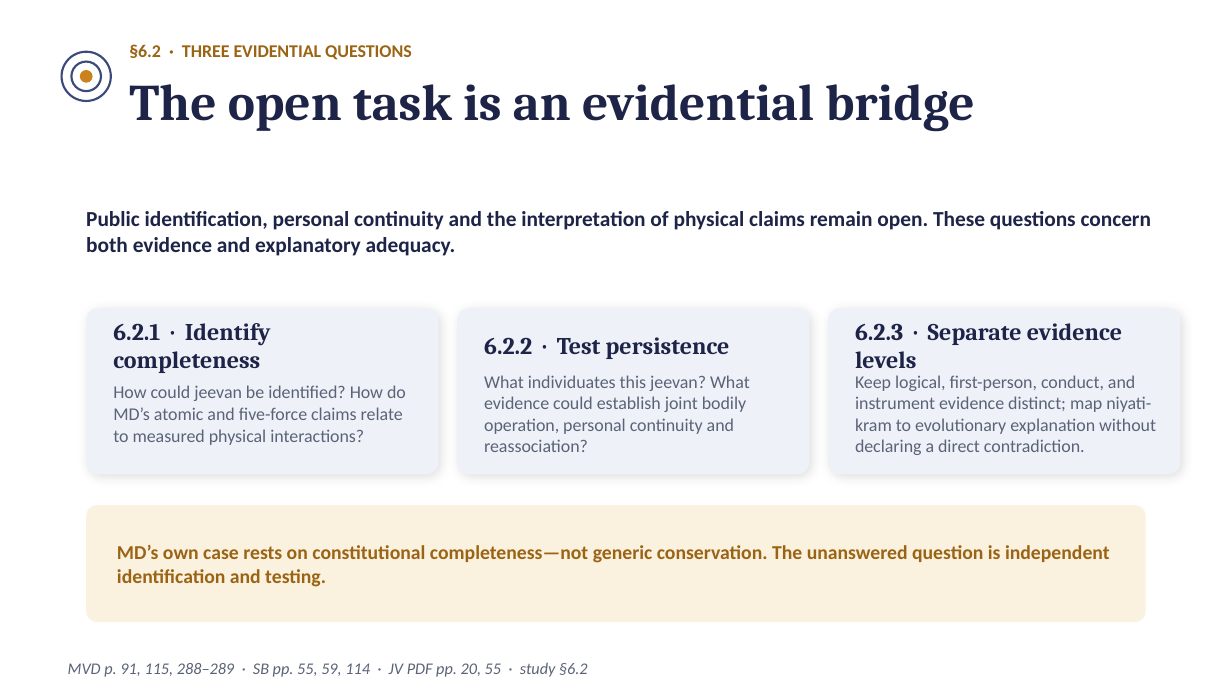
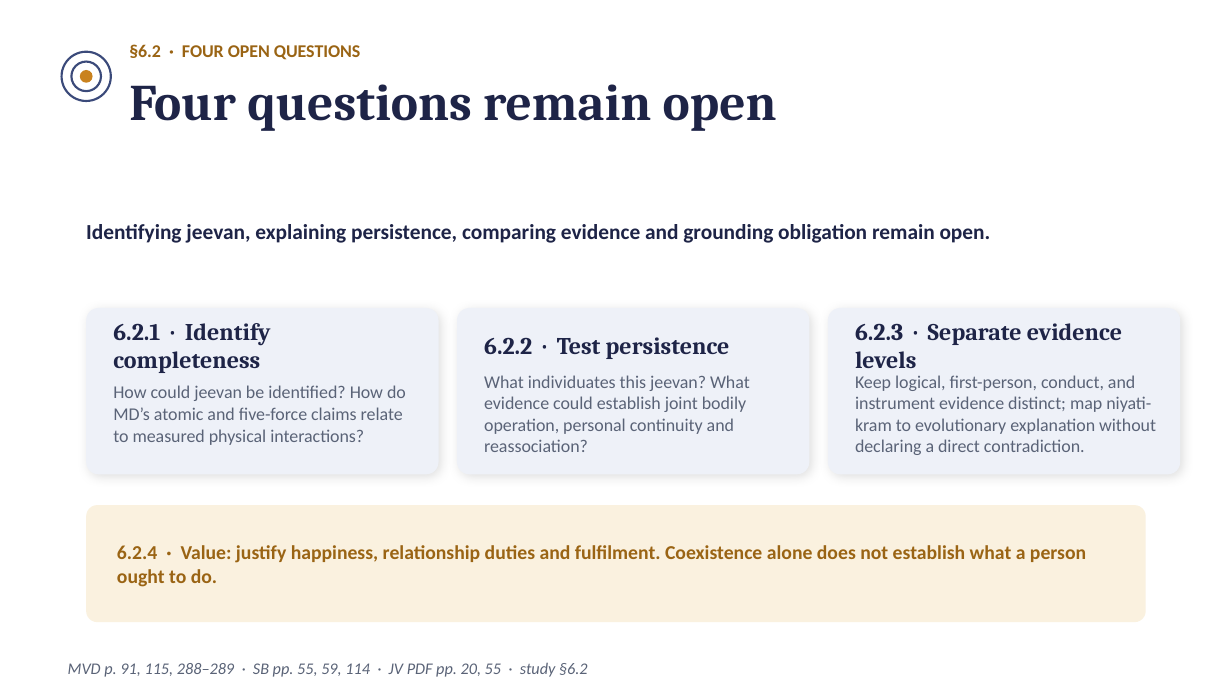
Before and after one commit to raghavamohan/AnalyticMadhyasthDarshan, a slide deck: slide 15 of Studies/The-Ontology-of-Coexistence/Coexistence-in-Comparison-MD-vs-Advaita-Philosophy-Science.pptx. Drawn at 1232x693 pixels with LibreOffice and Linux fonts; fonts in the diff are those of the drawing. Boxes give left, top, right and bottom in pixels: in the first picture for what was removed or moved away, otherwise in the second. Text is boxed around its words. In the diff, an @@ line names an element or a change of style, - is before the commit and + after.

```diff
--- a/Studies/The-Ontology-of-Coexistence/Coexistence-in-Comparison-MD-vs-Advaita-Philosophy-Science.pptx
+++ b/Studies/The-Ontology-of-Coexistence/Coexistence-in-Comparison-MD-vs-Advaita-Philosophy-Science.pptx
@@ text at (129,44,361,60): text changed @@
-§6.2 · THREE EVIDENTIAL QUESTIONS
+§6.2 · FOUR OPEN QUESTIONS
@@ text at (129,84,777,131): text changed @@
-The open task is an evidential bridge
+Four questions remain open
@@ text at (86,224,991,243): text changed @@
-Public identification, personal continuity and the interpretation of physical claims remain open. These questions concern both evidence and explanatory adequacy.
+Identifying jeevan, explaining persistence, comparing evidence and grounding obligation remain open.
@@ text at (117,545,1086,587): text changed @@
-MD’s own case rests on constitutional completeness—not generic conservation. The unanswered question is independent identification and testing.
+6.2.4 · Value: justify happiness, relationship duties and fulfilment. Coexistence alone does not establish what a person ought to do.
```
Also in this commit, not shown: 10 other slides changed, 14 other files.
